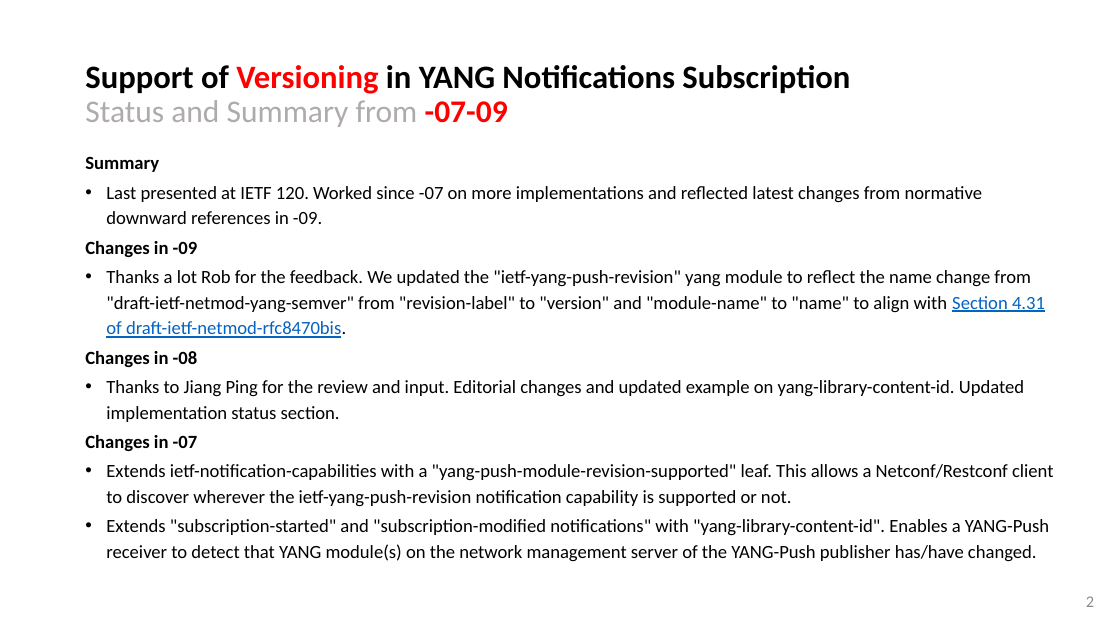
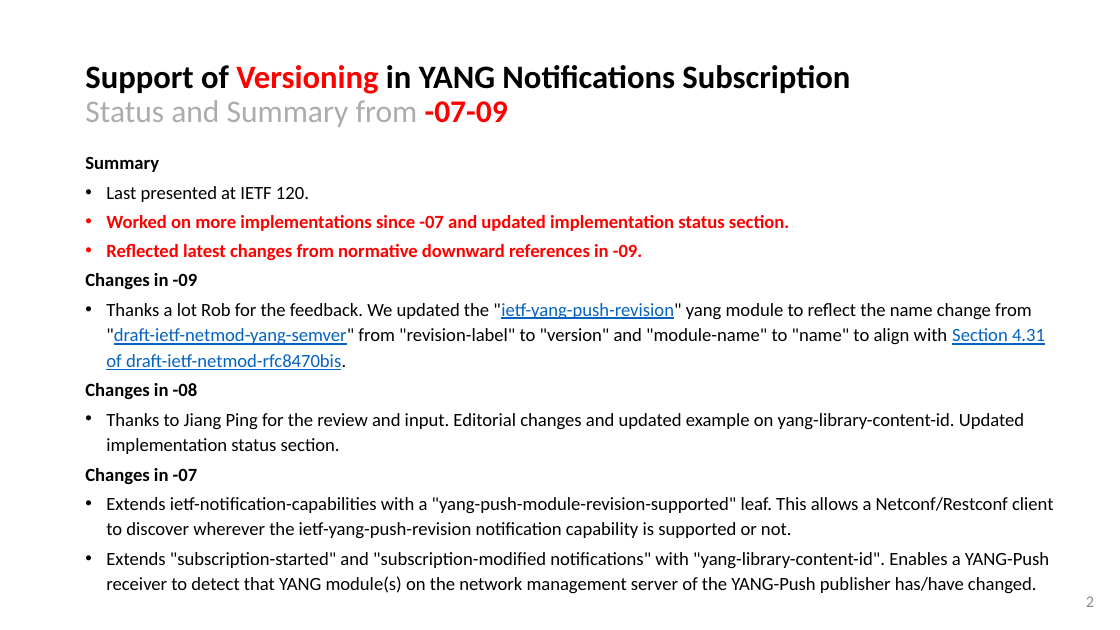
Before and after one commit to network-analytics/ietf-network-analytics-document-status, a slide deck: slide 2 of 124/NETCONF/draft-ietf-netconf-yang-notifications-versioning-09.pptx. Drawn at 1120x630 pixels with LibreOffice and Linux fonts; fonts in the diff are those of the drawing. Boxes give left, top, right and bottom in pixels: in the first picture for what was removed or moved away, otherwise in the second. Text is boxed around its words. In the diff, an @@ line names an element or a change of style, - is before the commit and + after.

```diff
--- a/124/NETCONF/draft-ietf-netconf-yang-notifications-versioning-09.pptx
+++ b/124/NETCONF/draft-ietf-netconf-yang-notifications-versioning-09.pptx
@@ text at <box>106,186,789,260</box>: text changed; text colour #000000 to #FF0000; bold on @@
-• Last presented at IETF 120. Worked since -07 on more implementations and reflected latest changes from normative downward references in -09.
+• Last presented at IETF 120.
+• Worked on more implementations since -07 and updated implementation status section.
+• Reflected latest changes from normative downward references in -09.
@@ text at <box>106,303,1045,370</box>: text colour #000000 to #0563C1, underline on in ""ietf-yang-push-revision" "draft-ietf-netmod-yang-semver"" @@
```
Also in this commit, not shown: 2 other slides changed, 12 other files.
